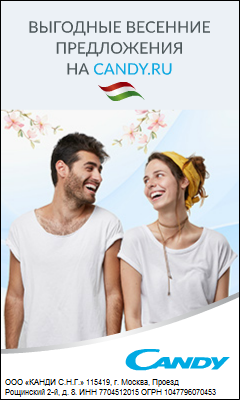
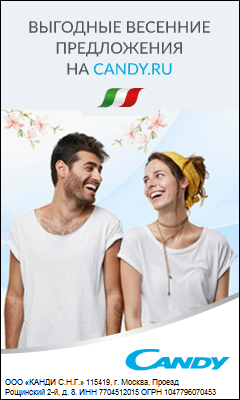
The second w=240, h=400 image is a revision of the first. Changes to its layers:
added layer "Слой 5" above "Слой 4" over [82, 82, 158, 116]
